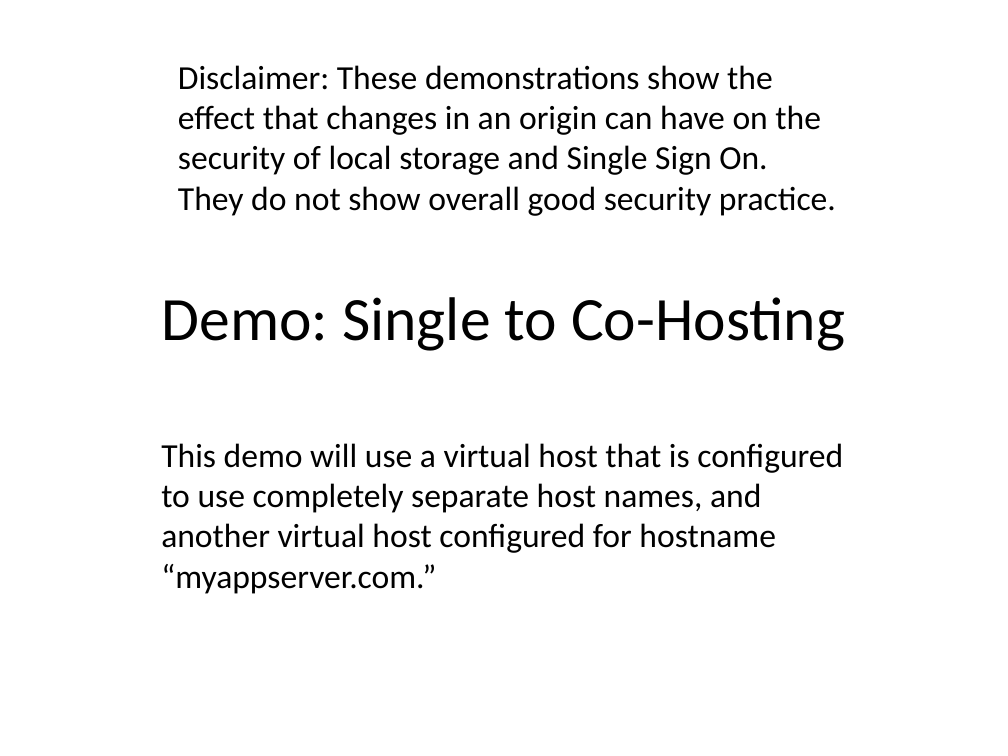
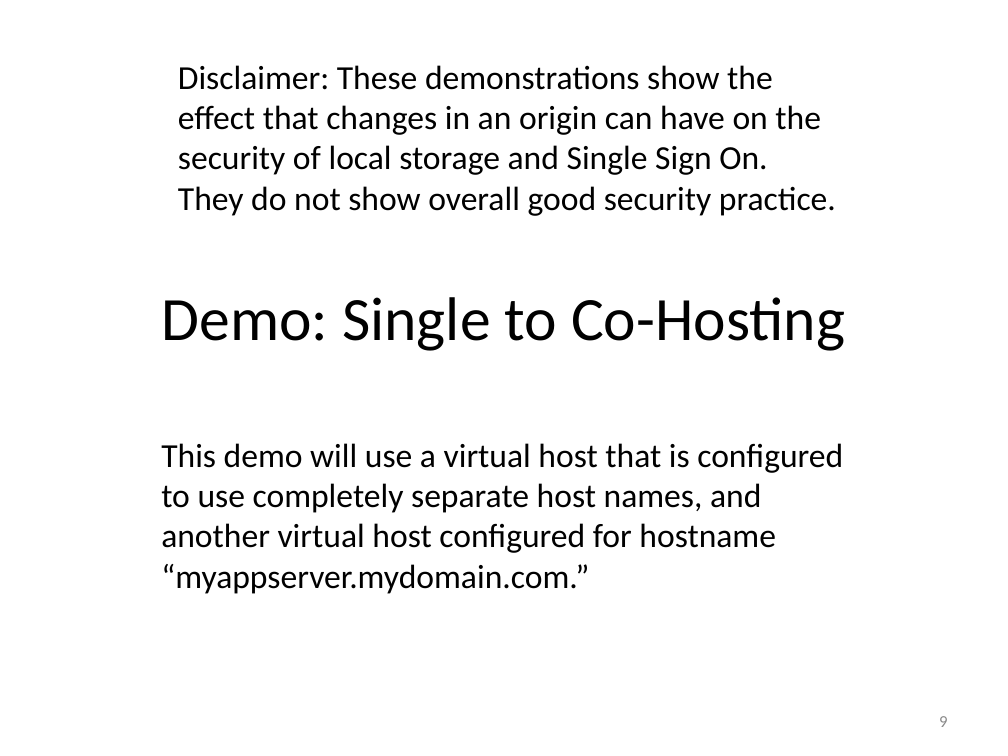
Before and after one commit to EdCharbeneau/CodePaLOUsa, a slide deck: slide 9 of 2013/LocalStorageSecurity/LocalStoragePresentation.ppt. Drawn at 1008x756 pixels with LibreOffice and Linux fonts; fonts in the diff are those of the drawing. Boxes give left, top, right and bottom in pixels: in the first picture for what was removed or moved away, otherwise in the second. Text is boxed around its words. In the diff, an @@ line names an element or a change of style, - is before the commit and + after.

Commit message:
Incoporate suggestions from first demo into slides.

```diff
--- a/2013/LocalStorageSecurity/LocalStoragePresentation.ppt
+++ b/2013/LocalStorageSecurity/LocalStoragePresentation.ppt
@@ subtitle at <box>161,443,843,594</box>: text changed @@
-This demo will use a virtual host that is configured to use completely separate host names, and another virtual host configured for hostname “myappserver.com.”
+This demo will use a virtual host that is configured to use completely separate host names, and another virtual host configured for hostname “myappserver.mydomain.com.”
@@ page number added at <box>939,716,947,727</box>, 12 pt, text #898989 @@
+9
```
Also in this commit, not shown: 19 other slides changed.
